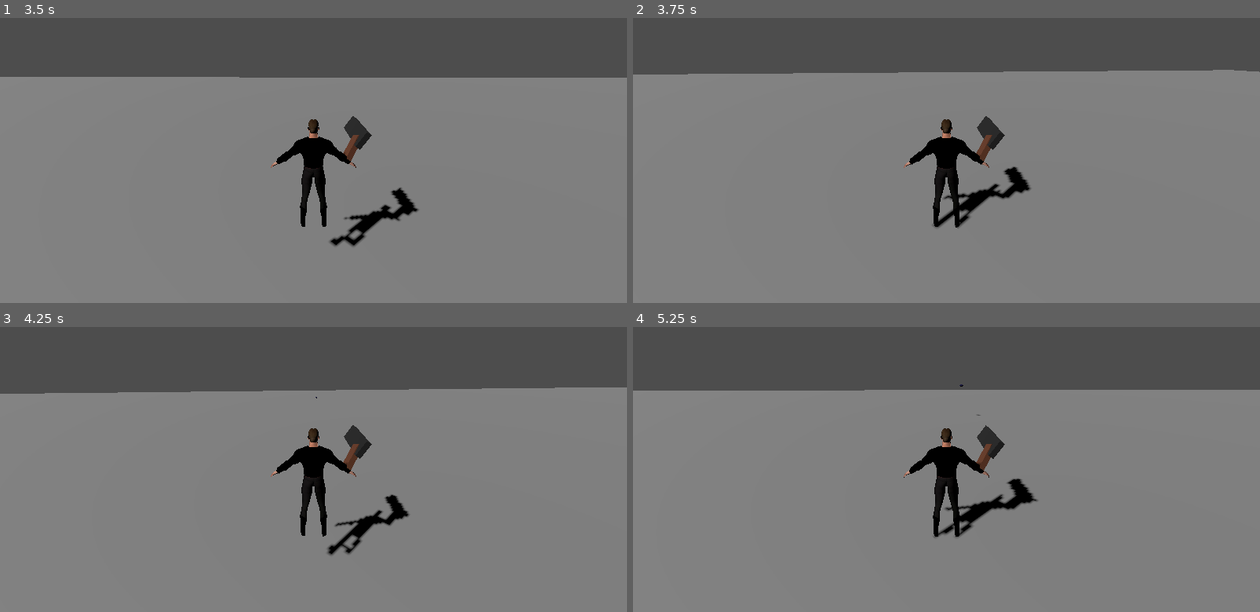
Above: before the commit, frames 1-4 (two rows, left to right).
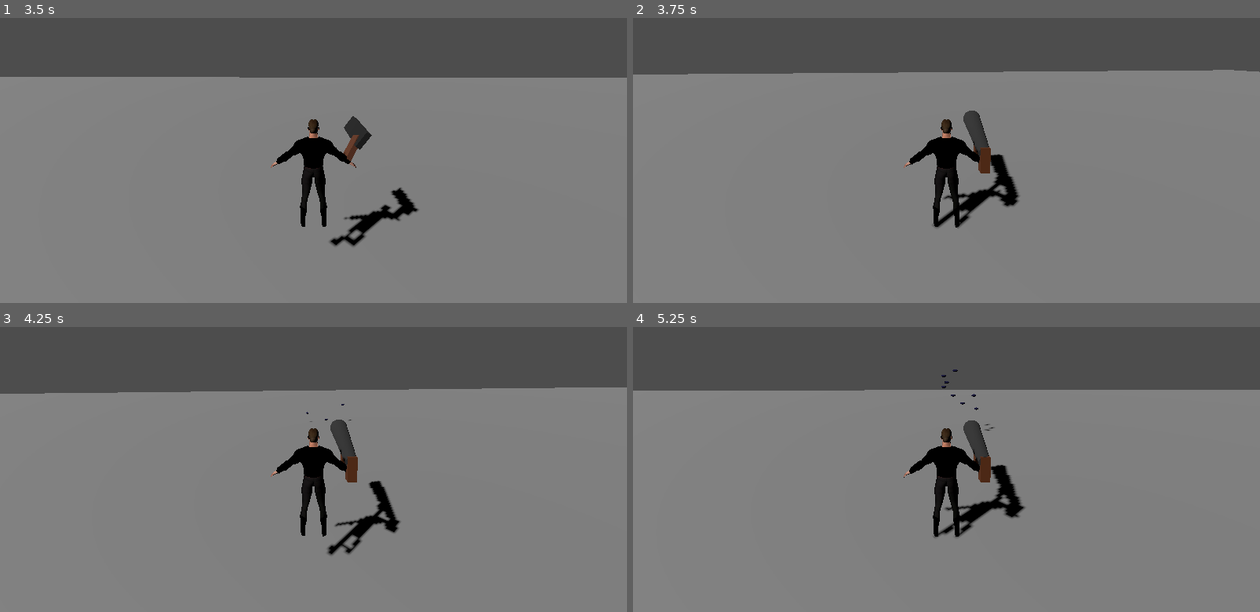
Above: after the commit, the same moments.

Repository: Kozahoo/kostyak3d
Game: Godot game, scene res://scenes/demo.tscn
The game is run twice, just before and just after one commit, with the same random seed, the same clock (stepped at 60 frames per second) and the same inputs.
Inputs (mouse positions are in pixels of both pictures, inside the frame that each line leads up to):
- Up to frame 1 (3.5 s): move the mouse to (344, 126) at 0.52 s; press the mouse at (344, 126) at 0.53 s; hold W (move_forward) from 0.53 s (still down); tap Space (jump) at 0.77, 1.52, 3.02 s; move the mouse to (282, 129) at 1.27 s; release the mouse at (282, 129) at 1.28 s; click (282, 129) at 1.35 s; move the mouse to (326, 120) at 2.02 s; hold Shift (sprint) 2.03-2.78 s; click (326, 120) at 2.3 s; move the mouse to (307, 132) at 2.77 s; tap 1 (weapon_1) at 2.85 s; click (307, 132) at 3.05 s
- Up to frame 2 (3.75 s): keep holding W (move_forward); move the mouse to (990, 132) at 3.52 s; hold 2 (weapon_2) from 3.53 s (still down)
- Up to frame 3 (4.25 s): keep holding W (move_forward); keep holding 2 (weapon_2); tap Space (jump) at 3.77 s; click (357, 441) at 3.8 s
- Up to frame 4 (5.25 s): keep holding W (move_forward); move the mouse to (896, 432) at 4.27 s; release 2 (weapon_2) at 4.28 s; click (896, 432) at 4.35 s; tap Space (jump) at 4.52 s; move the mouse to (952, 435) at 5.02 s; press the mouse at (952, 435) at 5.03 s

Frame 1 is identical in both runs. In frame 2, 1.2% of the frame differs, in the area x 52-64%, y 32-67%; in frame 3, 1.1%; in frame 4, 1.3%, in the area x 49-65%, y 14-67%.

Commit message:
Add demo shotgun

Diff:
--- a/prefabs/player.tscn
+++ b/prefabs/player.tscn
@@ -1,9 +1,10 @@
-[gd_scene load_steps=8 format=3 uid="uid://duitqb67xweb5"]
+[gd_scene load_steps=9 format=3 uid="uid://duitqb67xweb5"]
 
 [ext_resource type="Script" uid="uid://blqy6ph5er7yi" path="res://scripts/character_controller.gd" id="1_72ieh"]
 [ext_resource type="PackedScene" uid="uid://dy72ppjp8lbtf" path="res://models/characters/Kostyak/Kostyak.glb" id="2_4dohe"]
 [ext_resource type="Script" uid="uid://cu8au6qe2n1ef" path="res://scripts/weapon_manager.gd" id="3_r66lb"]
 [ext_resource type="PackedScene" uid="uid://cip244kkkb328" path="res://prefabs/weapons/Pistol.tscn" id="4_1txc5"]
+[ext_resource type="PackedScene" uid="uid://be1ahj7xjg0qp" path="res://prefabs/weapons/Shotgun.tscn" id="5_ht1c8"]
 
 [sub_resource type="CapsuleShape3D" id="CapsuleShape3D_fr1sm"]
 
@@ -36,8 +37,8 @@
 
 [node name="WeaponManager" type="Node3D" parent="."]
 script = ExtResource("3_r66lb")
-starting_weapons = Array[PackedScene]([ExtResource("4_1txc5")])
-weapon_positions = Array[NodePath]([NodePath("Hand")])
+starting_weapons = Array[PackedScene]([ExtResource("4_1txc5"), ExtResource("5_ht1c8")])
+weapon_positions = Array[NodePath]([NodePath("Hand"), NodePath("Hand")])
 
 [node name="Hand" type="Node3D" parent="WeaponManager"]
 transform = Transform3D(1, 0, 0, 0, 1, 0, 0, 0, 1, 0.605252, 0.229886, 0)
--- a/prefabs/projectiles/Bullet.tscn
+++ b/prefabs/projectiles/Bullet.tscn
@@ -15,6 +15,7 @@
 radius = 0.1
 
 [node name="Bullet" type="RigidBody3D"]
+collision_mask = 0
 script = ExtResource("1_hdm5d")
 
 [node name="MeshInstance3D" type="MeshInstance3D" parent="."]
--- /dev/null
+++ b/prefabs/weapons/Shotgun.tscn
@@ -0,0 +1,40 @@
+[gd_scene load_steps=7 format=3 uid="uid://be1ahj7xjg0qp"]
+
+[ext_resource type="Script" uid="uid://c2m5qc85mixmc" path="res://scripts/weapons/shotgun.gd" id="1_62vvp"]
+[ext_resource type="PackedScene" uid="uid://c2h1a7eni5s7j" path="res://prefabs/projectiles/Bullet.tscn" id="2_mqrj2"]
+
+[sub_resource type="StandardMaterial3D" id="StandardMaterial3D_0e21h"]
+albedo_color = Color(0.18359, 0.18359, 0.18359, 1)
+
+[sub_resource type="CylinderMesh" id="CylinderMesh_62vvp"]
+material = SubResource("StandardMaterial3D_0e21h")
+top_radius = 0.1
+bottom_radius = 0.2
+
+[sub_resource type="StandardMaterial3D" id="StandardMaterial3D_62vvp"]
+albedo_color = Color(0.348932, 0.160492, 0, 1)
+
+[sub_resource type="BoxMesh" id="BoxMesh_0e21h"]
+material = SubResource("StandardMaterial3D_62vvp")
+size = Vector3(0.15, 0.4, 0.3)
+
+[node name="Shotgun" type="Node3D" node_paths=PackedStringArray("muzzle")]
+script = ExtResource("1_62vvp")
+bullet_scene = ExtResource("2_mqrj2")
+muzzle = NodePath("Muzzle")
+
+[node name="Muzzle" type="Node3D" parent="."]
+transform = Transform3D(1, 0, 0, 0, 1, 0, 0, 0, 1, 0, 0.177169, -1.88201)
+
+[node name="Mesh" type="MeshInstance3D" parent="."]
+transform = Transform3D(1, 0, 0, 0, -4.37114e-08, -1, 0, 1, -4.37114e-08, 0, 0.177169, -0.940786)
+mesh = SubResource("CylinderMesh_62vvp")
+
+[node name="Mesh1" type="MeshInstance3D" parent="Mesh"]
+transform = Transform3D(1, 0, 0, 0, -0.253707, 0.967281, 0, -0.967281, -0.253707, 0.00671658, 0.943504, 0.12523)
+mesh = SubResource("BoxMesh_0e21h")
+
+[node name="Mesh2" type="MeshInstance3D" parent="Mesh"]
+transform = Transform3D(1, 0, 0, 0, -0.433282, -0.901259, 0, 0.901259, -0.433282, 0.0134332, 0.231575, 0.167818)
+mesh = SubResource("BoxMesh_0e21h")
+skeleton = NodePath("../Mesh1")
--- a/project.godot
+++ b/project.godot
@@ -7,9 +7,6 @@
 ;   param=value ; assign values to parameters
 
 config_version=5
-
-_global_script_classes=[]
-_global_script_class_icons={}
 
 [application]
 
--- /dev/null
+++ b/scripts/weapons/shotgun.gd
@@ -0,0 +1,14 @@
+extends BaseWeapon
+
+func _ready():
+	weapon_name = "Pistol"
+	damage = 15
+	fire_rate = 0.5
+	bullet_speed = 30.0
+	bullet_spread = .15
+	bullet_count = 8
+	max_ammo = 32
+	reload_time = 1.2
+	automatic = false
+
+	super._ready()
--- a/scripts/weapons/weapon_base.gd
+++ b/scripts/weapons/weapon_base.gd
@@ -55,7 +55,7 @@
 
 		# Set bullet velocity
 		if bullet.has_method("initialize"):
-			bullet.initialize(bullet_speed, damage, )
+			bullet.initialize(bullet_speed, damage)
 
 func reload():
 	# Play reload animation/sound
Not shown, added: scripts/weapons/shotgun.gd.uid
